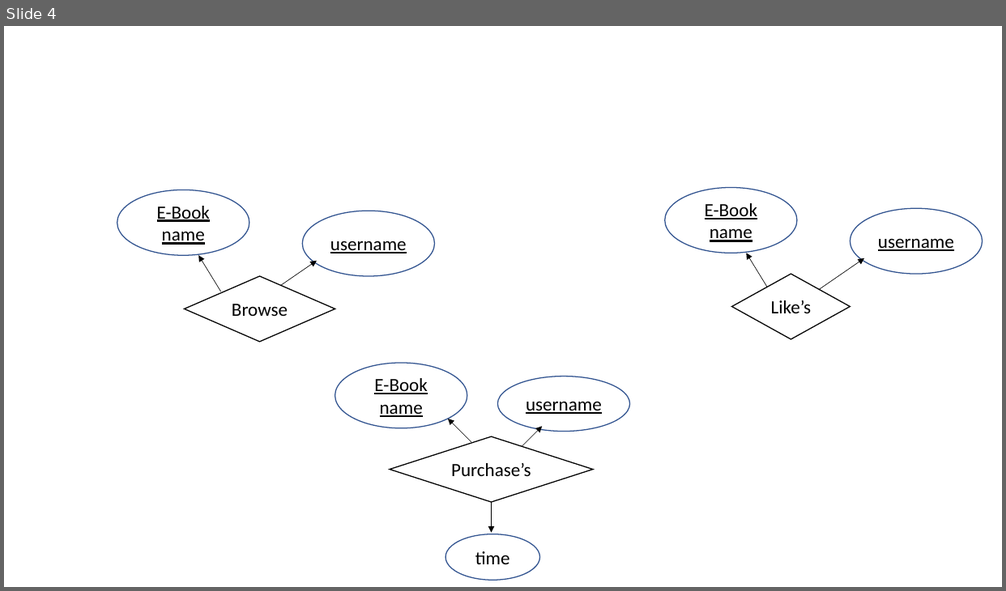
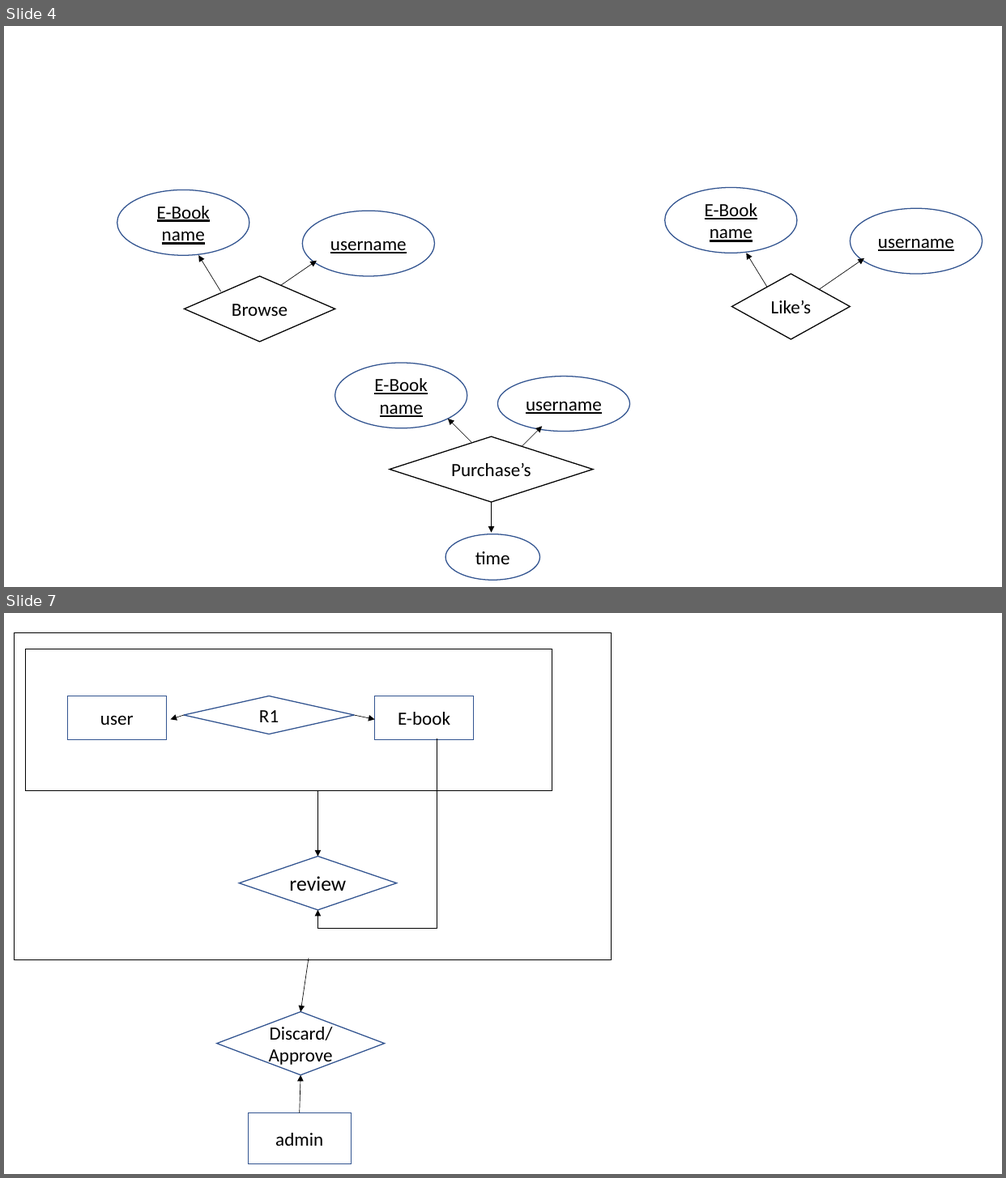
Before and after one commit to kamaln7/pik-a-book, a slide deck: ERD.pptx. Shown one above the other, each under a label of ours: slide 4 before the commit, slides 4 and 7 after it; the slides between them are not shown. The pictures are 1006x591 and 1006x1178 pixels, drawn with LibreOffice and Linux fonts; fonts in the diff are those of the drawing. Boxes give left, top, right and bottom in pixels: in the first picture for what was removed or moved away, otherwise in the second. Text is boxed around its words. In the diff, an @@ line names an element or a change of style, - is before the commit and + after.

```diff
--- a/ERD.pptx
+++ b/ERD.pptx
@@ slide 7 added at (4, 613, 1002, 1174), background #FFFFFF @@
@@ rectangle added at (15, 633, 612, 960), outline #000000 0.75 pt @@
@@ rectangle added at (26, 649, 552, 790), outline #000000 0.75 pt @@
@@ rectangle added at (68, 696, 167, 740), fill #FFFFFF, outline #325491 1 pt, 18 pt, text #000000 @@
+user
@@ diamond added at (184, 696, 355, 735), outline #325491 1 pt, 18 pt, text #000000 @@
+R1
@@ rectangle added at (374, 696, 473, 740), fill #FFFFFF, outline #325491 1 pt, 18 pt, text #000000 @@
+E-book
@@ arrow added from (184, 715) to (170, 719), #000000 0.5 pt @@
@@ arrow added from (355, 715) to (374, 719), #000000 0.5 pt @@
@@ elbow arrow added from (437, 739) to (317, 910), #000000 0.5 pt @@
@@ arrow added from (317, 790) to (317, 856), #000000 0.5 pt @@
@@ diamond added at (239, 856, 396, 910), outline #325491 1 pt, 20 pt, text #000000 @@
+review
@@ arrow added from (309, 958) to (300, 1012), #000000 0.5 pt @@
@@ diamond added at (216, 1012, 385, 1076), outline #325491 1 pt, 18 pt, text #000000 @@
+Discard/Approve
@@ arrow added from (300, 1113) to (300, 1076), #000000 0.5 pt @@
@@ rectangle added at (248, 1113, 351, 1164), fill #FFFFFF, outline #325491 1 pt, 18 pt, text #000000 @@
+admin
```
Also in this commit, not shown: 4 slides changed.
